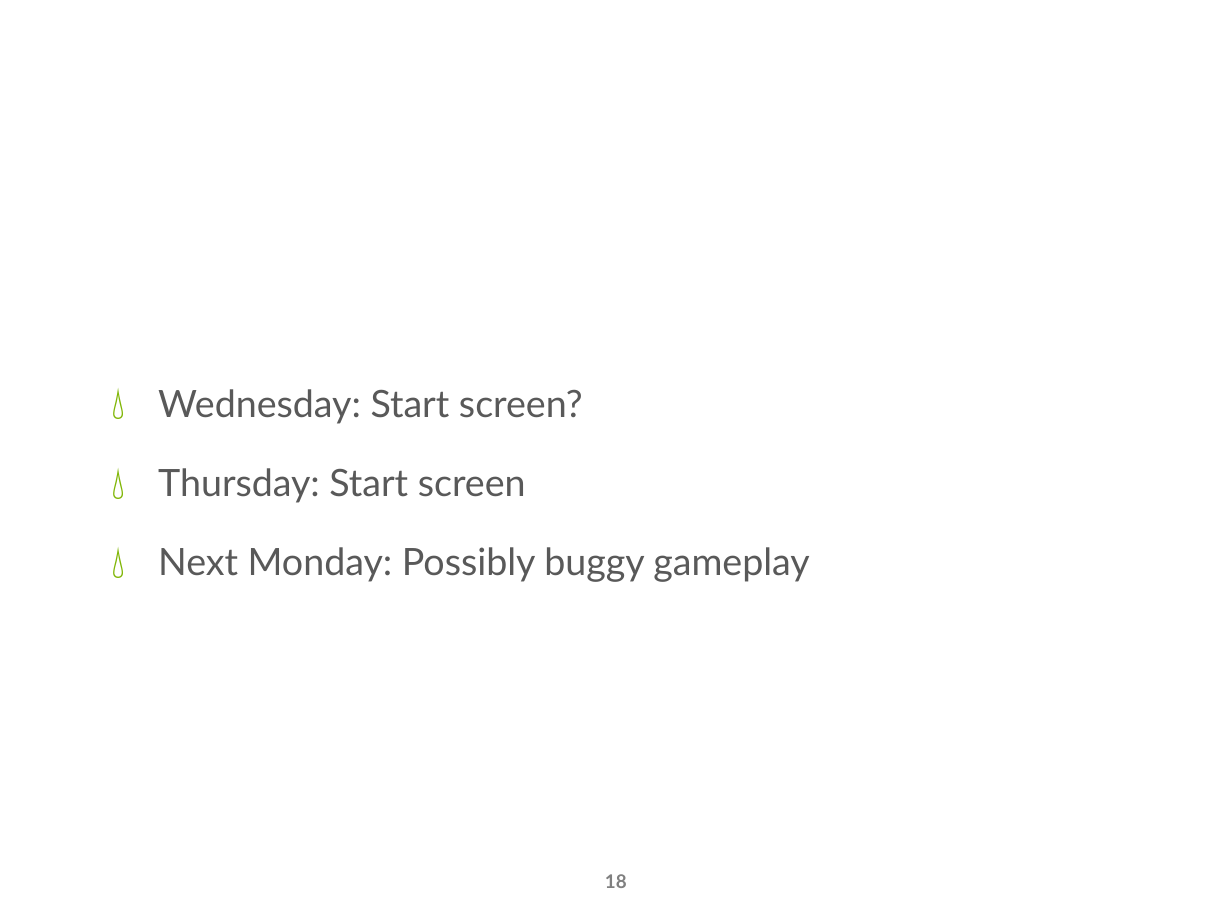
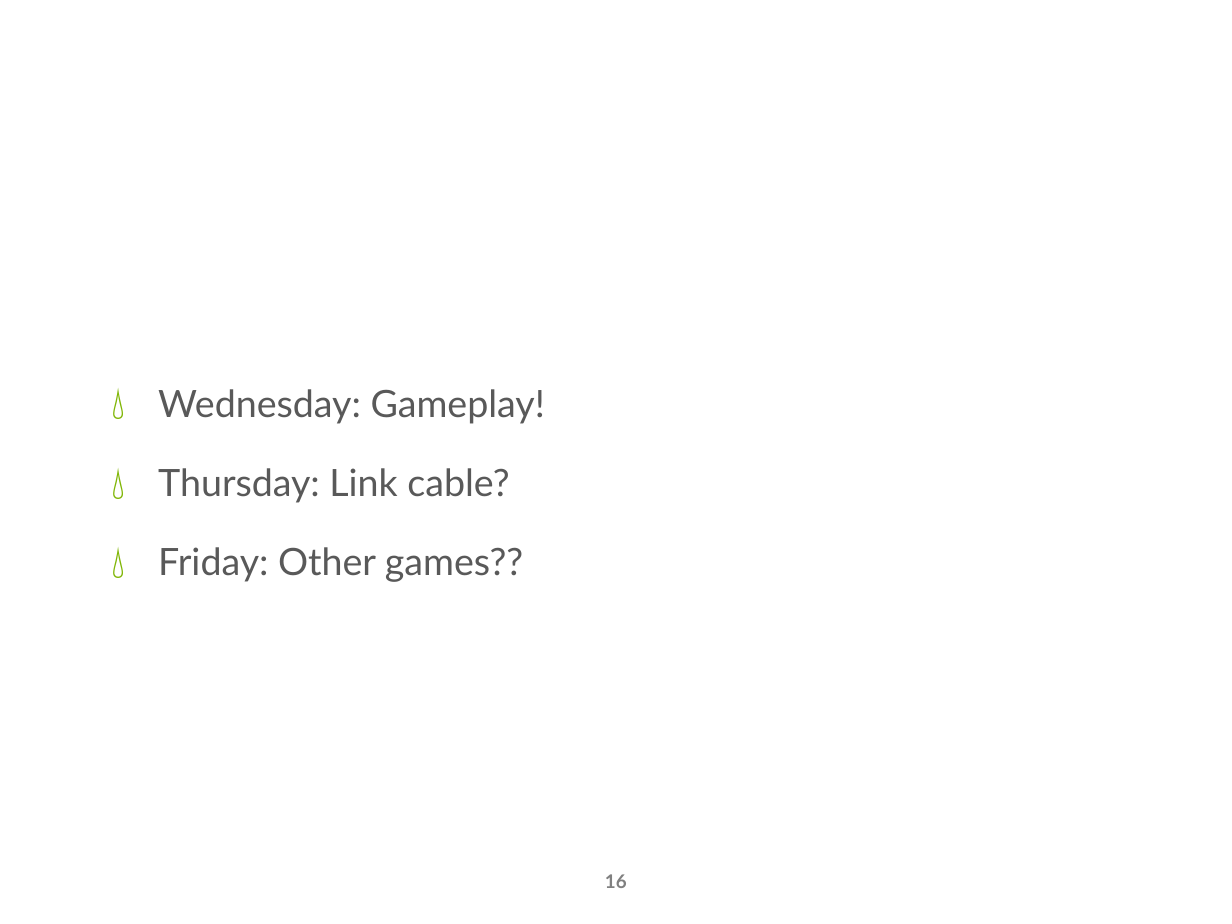
Before and after one commit to nightslide7/Gameboy, a slide deck: slide 16 of Meerkats_Presentation.pptx (slide 18 before the commit). Drawn at 1232x924 pixels with LibreOffice and Linux fonts; fonts in the diff are those of the drawing; background and template pictures are left out. Boxes give left, top, right and bottom in pixels: in the first picture for what was removed or moved away, otherwise in the second. Text is boxed around its words. In the diff, an @@ line names an element or a change of style, - is before the commit and + after.

```diff
--- a/Meerkats_Presentation.pptx
+++ b/Meerkats_Presentation.pptx
@@ text at [158, 389, 545, 582]: text changed @@
-💧 Wednesday: Start screen?
-💧 Thursday: Start screen
-💧 Next Monday: Possibly buggy gameplay
+💧 Wednesday: Gameplay!
+💧 Thursday: Link cable?
+💧 Friday: Other games??
@@ page number at [605, 874, 627, 888]: text changed @@
-18
+16
```
Also in this commit, not shown: 10 other slides changed, 1 slide added, 3 slides removed, 1 other file.
